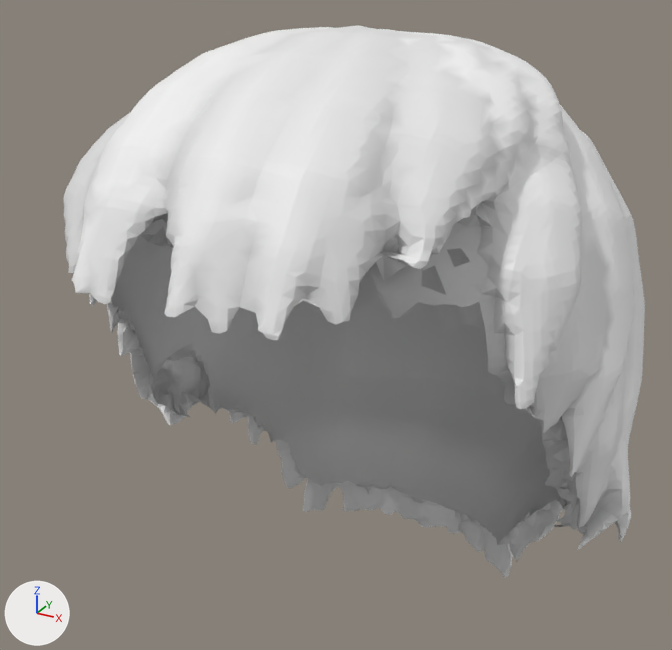
Two versions of the glTF model chars/hair_female_short.glb, one commit apart.
One viewpoint serves both versions: a 50 mm camera at (0.123, -0.279, 1.636) aimed at (-0.006, -0.045, 1.519). Lighting does not change. The marker at lower left points along +X, +Y and +Z. The older version comes first.

Script lines for the objects in view, before the commit:
```python
me_short_001 = bpy.data.meshes.new('short.001')
me_short_001.from_pydata(...)  # 10985 vertices, 21996 faces; spans x -0.095..0.088, y -0.135..0.061, z 1.406..1.609
me_short_001.materials.append(mat_defaultmaterial)
ob_short = bpy.data.objects.new('short', me_short_001)
ob_short.location = (0.0, 0.0, 0.0)
```
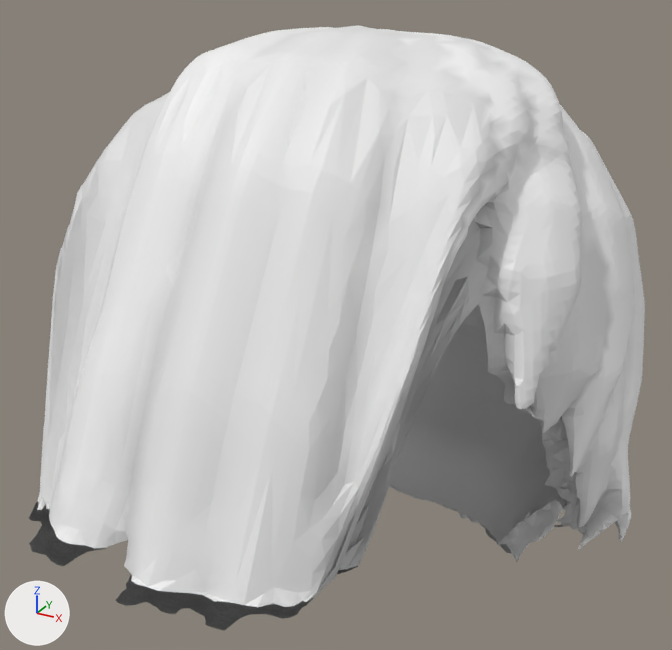
What differs and where, as boxes (x1, y1, x2, y2) in the pictures (672 x 650 px; the box of a moved part takes in the faces that stretch with it):
'short', reshaped (10% taller): before (63, 25, 645, 577); after (29, 25, 645, 630)
part 1 of me_short_001, moved or reshaped: before (63, 58, 495, 340); after (29, 58, 495, 630)
part 2 of me_short_001, moved or reshaped (mostly hidden afterwards): before (303, 481, 513, 577); after (485, 529, 511, 553)

The edits, one by one:
me_short_001 is used by ob_short; location (0.0, 0.0, 0.0).
me_short_001 had 10985 vertices, 21996 faces and spanned x -0.095..0.088, y -0.135..0.061, z 1.406..1.609.
me_short_001 now has 10985 vertices, 21996 faces and spans x -0.095..0.088, y -0.159..0.061, z 1.422..1.609.
me_short_001 part 1: 1670 of 10985 vertices moved; they spanned x -0.055..0.055, y -0.135..-0.077, z 1.554..1.606 and now span x -0.055..0.055, y -0.159..-0.078, z 1.498..1.605; mean shift (0.0, -0.016, -0.048); largest move (-0.014, -0.105, 1.573) -> (-0.014, -0.129, 1.498).
me_short_001 part 2: 367 of the vertices in x -0.045..0.045, y -0.003..0.022, z 1.406..1.422 are scaled about their middle by (1, 1, 0), then moved by (0.0, 0.0, 0.008).
